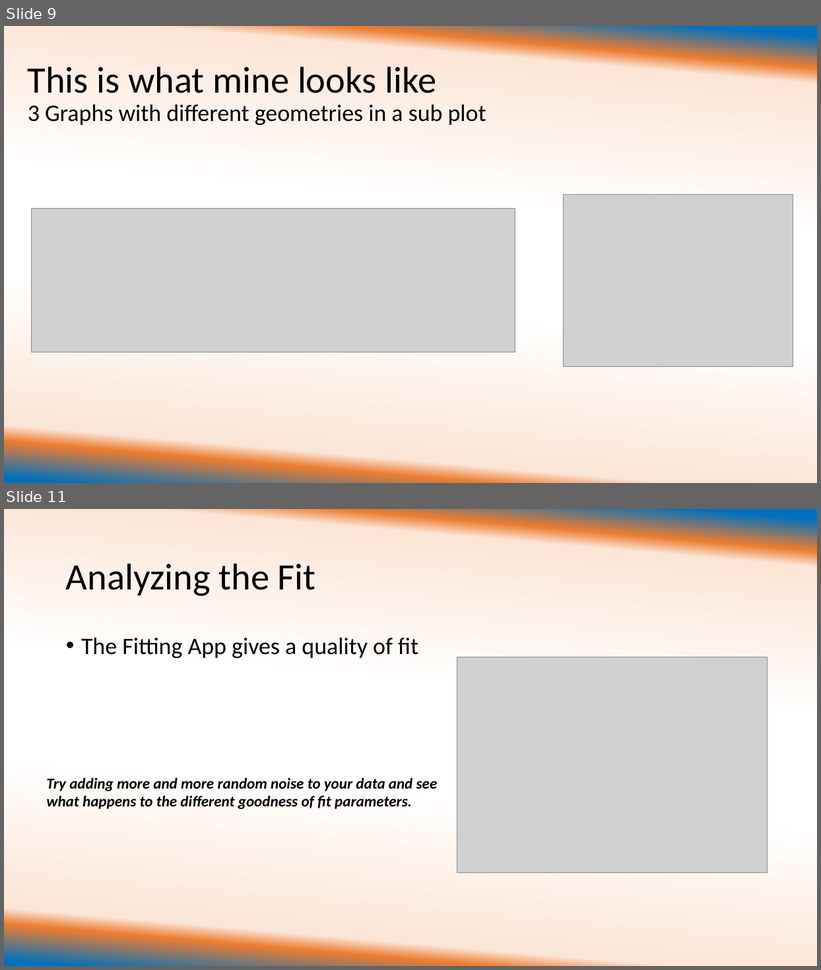
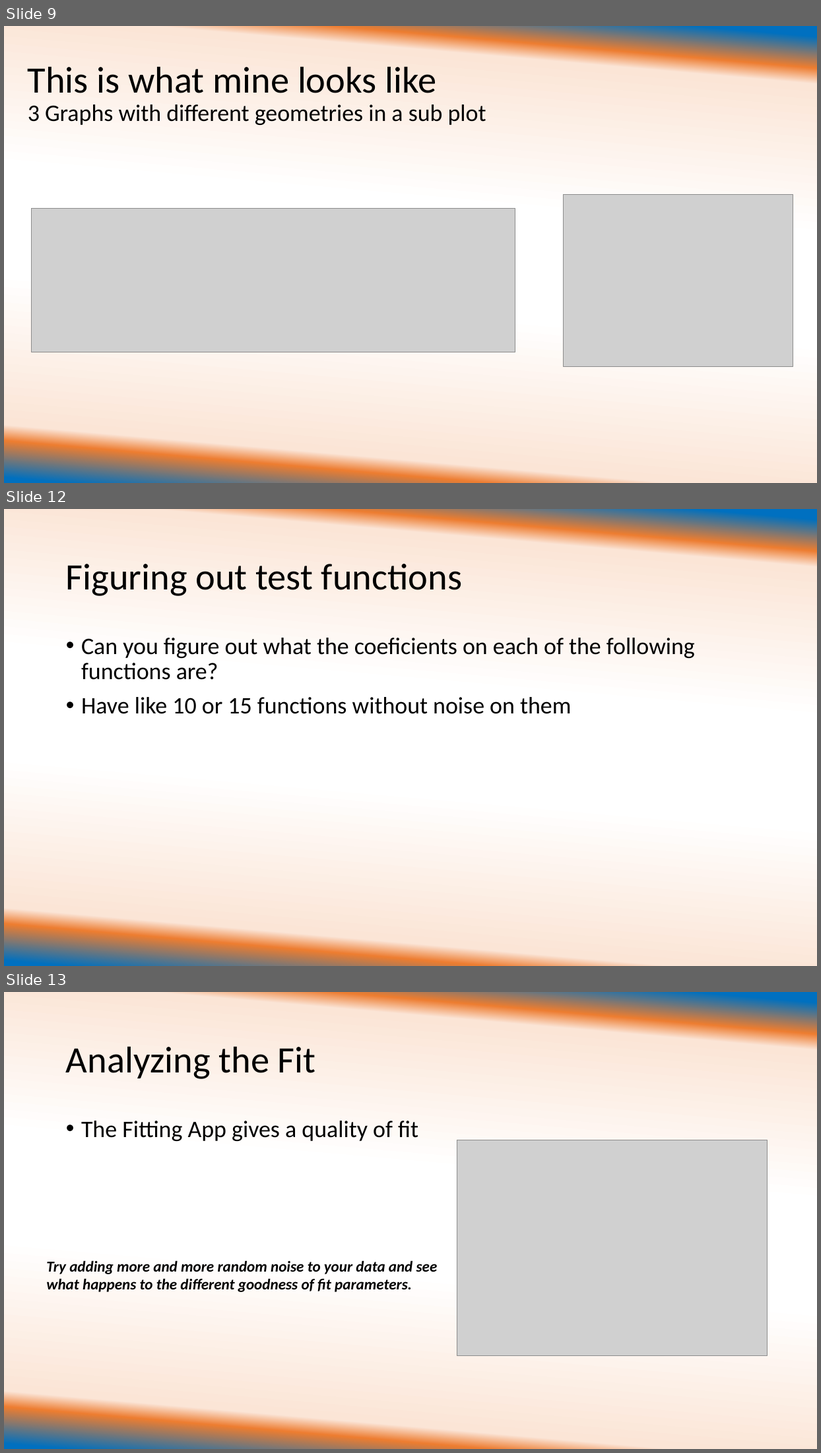
Before and after one commit to ehuemill/Intro-to-Matlab, a slide deck: Day 2 of Crash Course/University of Illinois REU Introduction to Matlab Day 2 with examples.pptx. Shown one above the other, each under a label of ours: slides 9 and 11 before the commit, slides 9, 12 and 13 after it; the slides between them are not shown. The pictures are 821x970 and 821x1453 pixels, drawn with LibreOffice and Linux fonts; fonts in the diff are those of the drawing; grey boxes stand for pictures. Boxes give left, top, right and bottom in pixels: in the first picture for what was removed or moved away, otherwise in the second. Text is boxed around its words. In the diff, an @@ line names an element or a change of style, - is before the commit and + after.

```diff
--- a/Day 2 of Crash Course/University of Illinois REU Introduction to Matlab Day 2 with examples.pptx
+++ b/Day 2 of Crash Course/University of Illinois REU Introduction to Matlab Day 2 with examples.pptx
@@ slide 12 added at (4, 509, 817, 966), background gradient #0070C0 to #ED7D31 to #FBE5D6 to #FFFFFF @@
@@ title added at (66, 564, 462, 596), 44 pt, text #000000 @@
+Figuring out test functions
@@ text added at (81, 638, 695, 714), 28 pt, text #000000 @@
+• Can you figure out what the coeficients on each of the following functions are?
+• Have like 10 or 15 functions without noise on them
@@ what was slide 11 is now slide 13 @@
```
Also in this commit, not shown: 2 slides changed, 1 other slide added.
